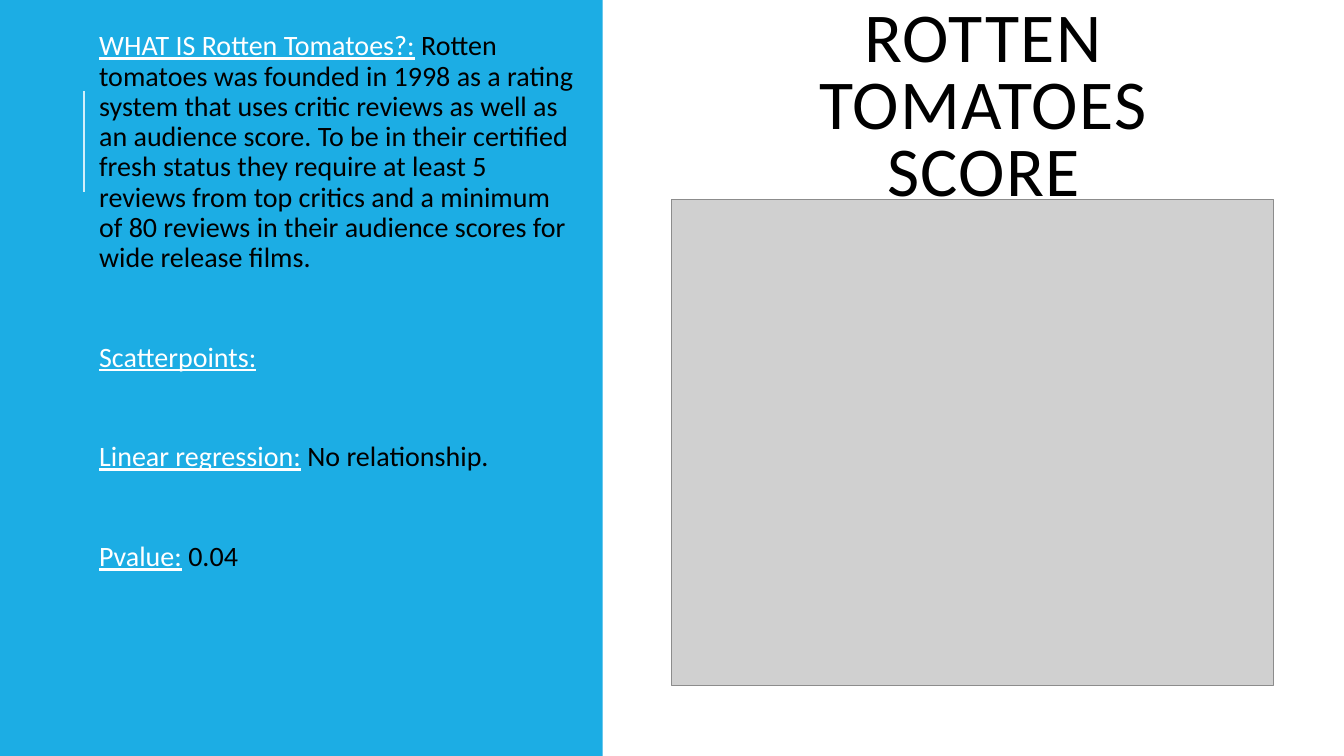
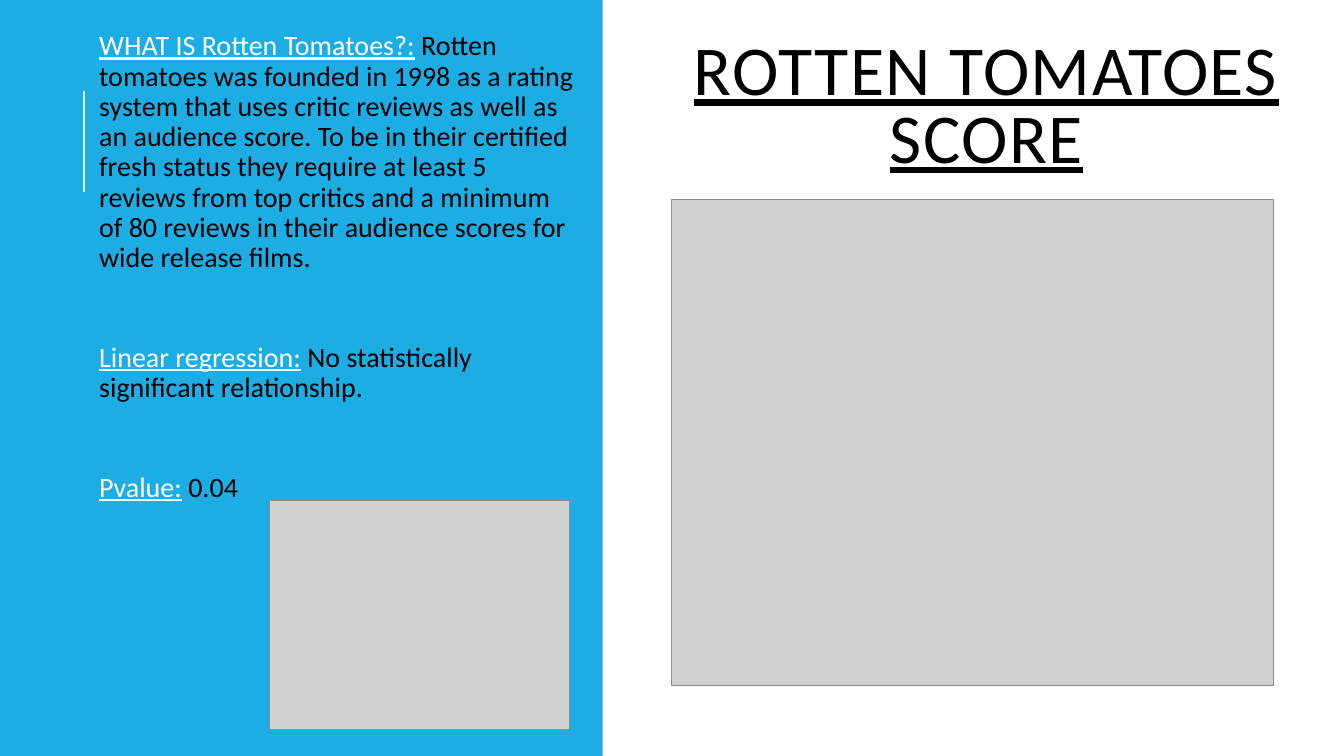
Before and after one commit to Abby-Boulter/Project1, a slide deck: slide 4 of data/Project 1 Presentation.pptx (slide 3 before the commit). Drawn at 1344x756 pixels with LibreOffice and Linux fonts; fonts in the diff are those of the drawing; grey boxes stand for pictures. Boxes give left, top, right and bottom in pixels: in the first picture for what was removed or moved away, otherwise in the second. Text is boxed around its words. In the diff, an @@ line names an element or a change of style, - is before the commit and + after.

```diff
--- a/data/Project 1 Presentation.pptx
+++ b/data/Project 1 Presentation.pptx
@@ title "ROTTEN TOMATOES SCORE": place and size @@
-title "ROTTEN TOMATOES SCORE" at bbox=[819, 16, 1146, 213]
+title "ROTTEN TOMATOES SCORE" at bbox=[694, 49, 1277, 173]
@@ title "ROTTEN TOMATOES SCORE" at bbox=[694, 49, 1277, 173]: underline on @@
@@ text at bbox=[99, 347, 472, 402]: text changed; text colour #FFFFFF to #000000 @@
-  Scatterpoints:
-  Linear regression: No relationship.
+  Linear regression: No statistically significant relationship.
@@ picture added at bbox=[270, 501, 570, 730] @@
```
Also in this commit, not shown: 4 other slides changed, 1 slide added, 1 slide removed, 5 other files.
